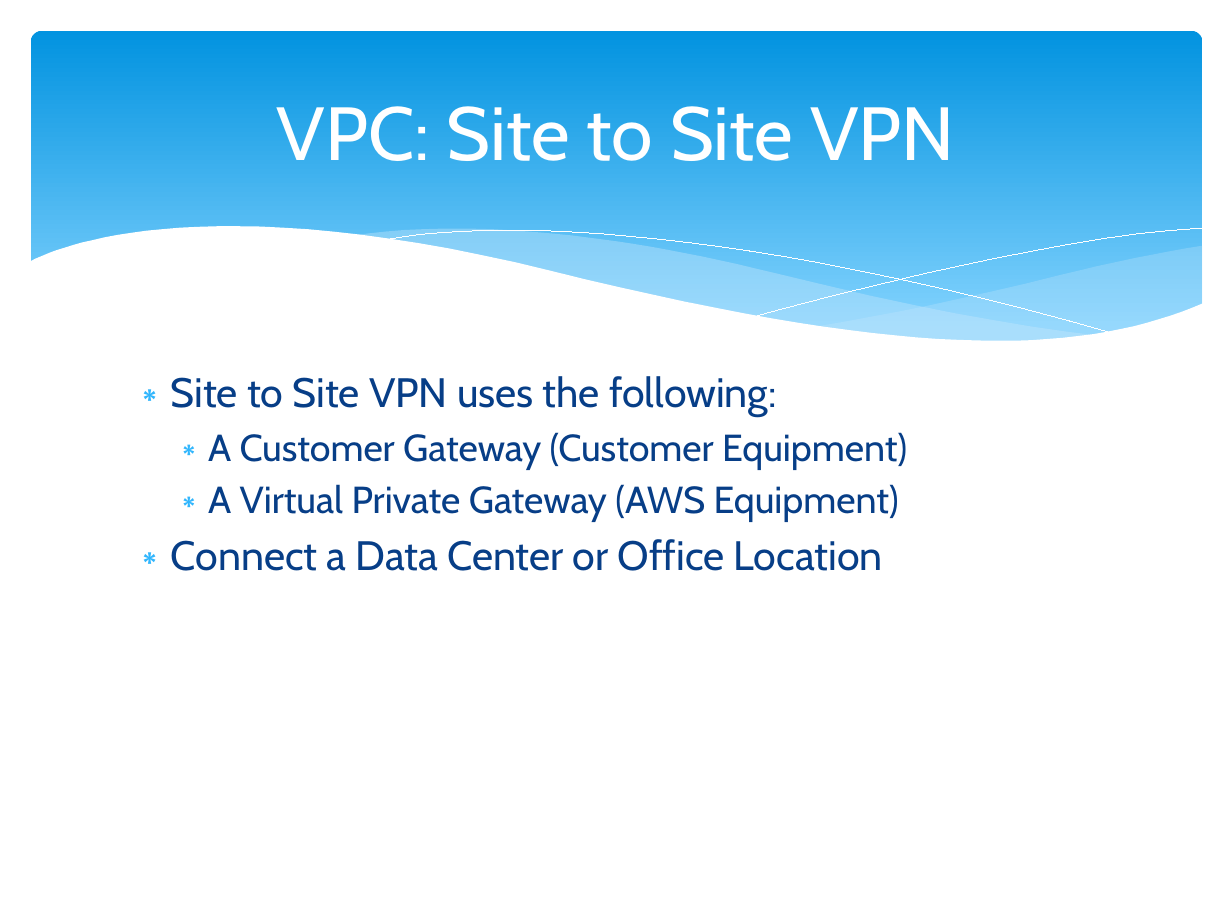
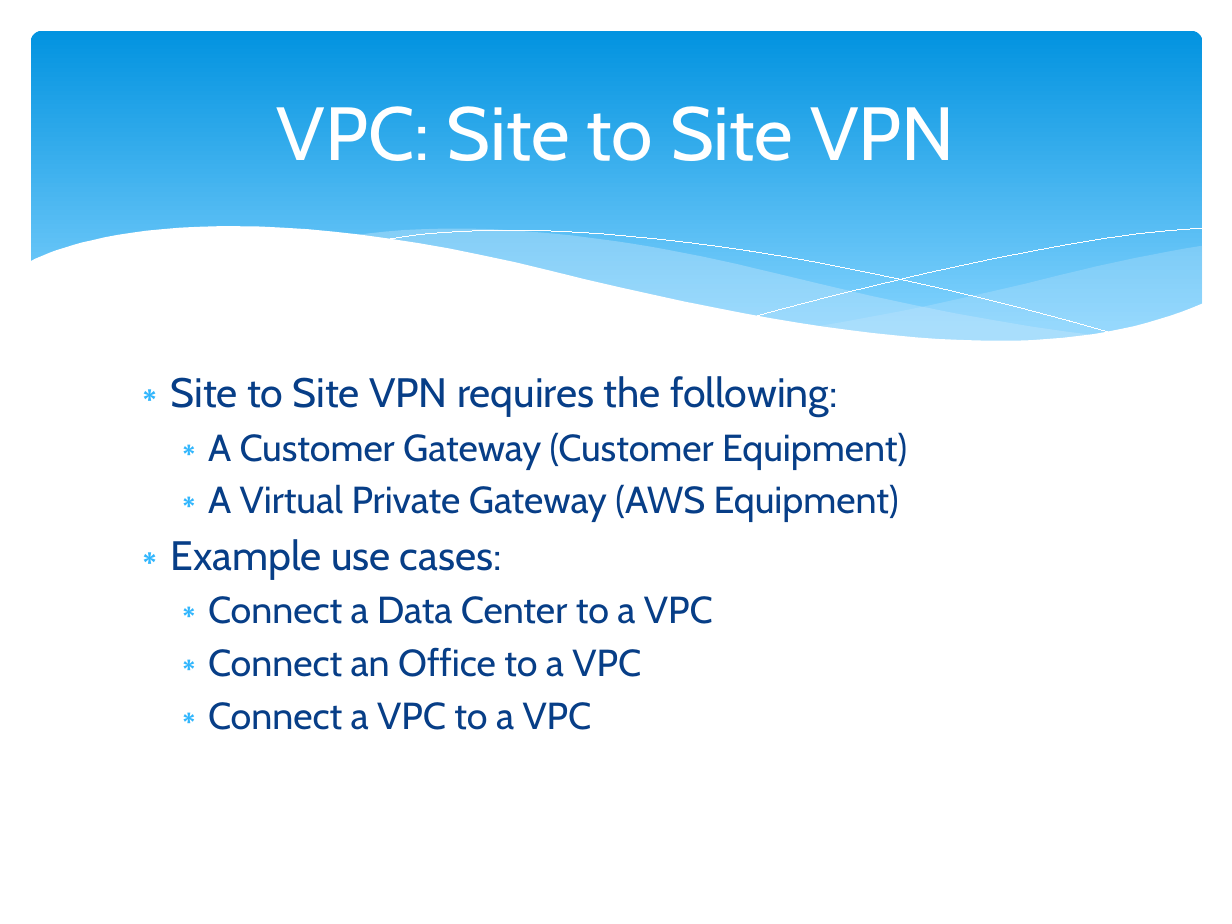
Before and after one commit to cloudavail/awstraining, a slide deck: slide 19 of aws-vpc/aws-vpc.pptx. Drawn at 1232x924 pixels with LibreOffice and Linux fonts; fonts in the diff are those of the drawing. Boxes give left, top, right and bottom in pixels: in the first picture for what was removed or moved away, otherwise in the second. Text is boxed around its words. In the diff, an @@ line names an element or a change of style, - is before the commit and + after.

Commit message:
VPC update - clarify connectivity options

```diff
--- a/aws-vpc/aws-vpc.pptx
+++ b/aws-vpc/aws-vpc.pptx
@@ text at (171,376,837,417): text changed @@
-∗ Site to Site VPN uses the following:
+∗ Site to Site VPN requires the following:
@@ text at (171,539,713,730): text changed; size 24 to 22 pt @@
-∗ Connect a Data Center or Office Location
+∗ Example use cases:
+  ∗ Connect a Data Center to a VPC
+  ∗ Connect an Office to a VPC
+  ∗ Connect a VPC to a VPC
```
Also in this commit, not shown: 12 other slides changed.
